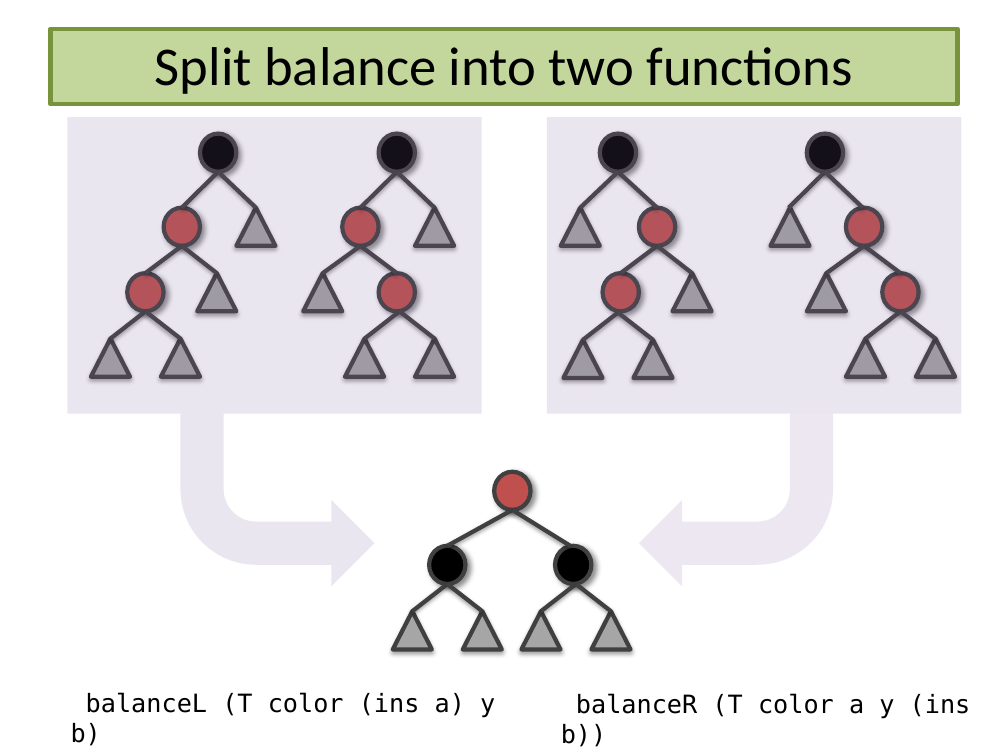
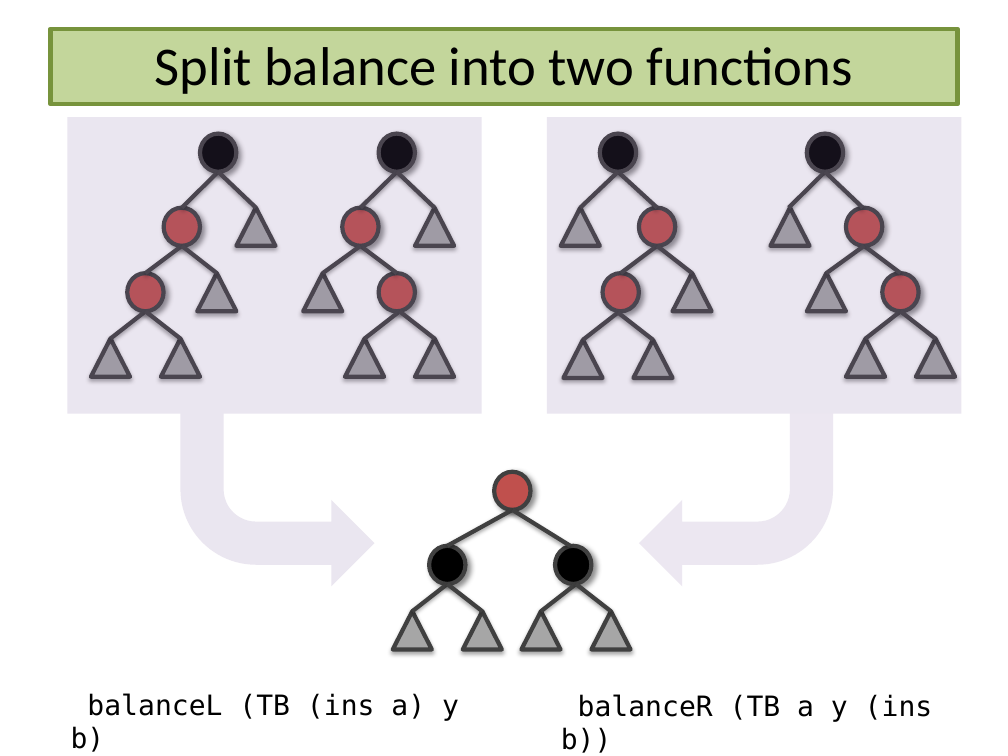
Before and after one commit to sweirich/dth, a slide deck: slide 21 of depending-on-types/depending-on-types.pptx (slide 20 before the commit). Drawn at 1008x756 pixels with LibreOffice and Linux fonts; fonts in the diff are those of the drawing. Boxes give left, top, right and bottom in pixels: in the first picture for what was removed or moved away, otherwise in the second. Text is boxed around its words. In the diff, an @@ line names an element or a change of style, - is before the commit and + after.

```diff
--- a/depending-on-types/depending-on-types.pptx
+++ b/depending-on-types/depending-on-types.pptx
@@ text at box(71, 693, 459, 752): text changed; size 18 to 20 pt @@
-balanceL (T color (ins a) y b)
+balanceL (TB (ins a) y b)
@@ text at box(561, 694, 933, 753): text changed; size 18 to 20 pt @@
-balanceR (T color a y (ins b))
+balanceR (TB a y (ins b))
```
Also in this commit, not shown: 7 other slides changed, 1 slide added, 1 slide removed.
